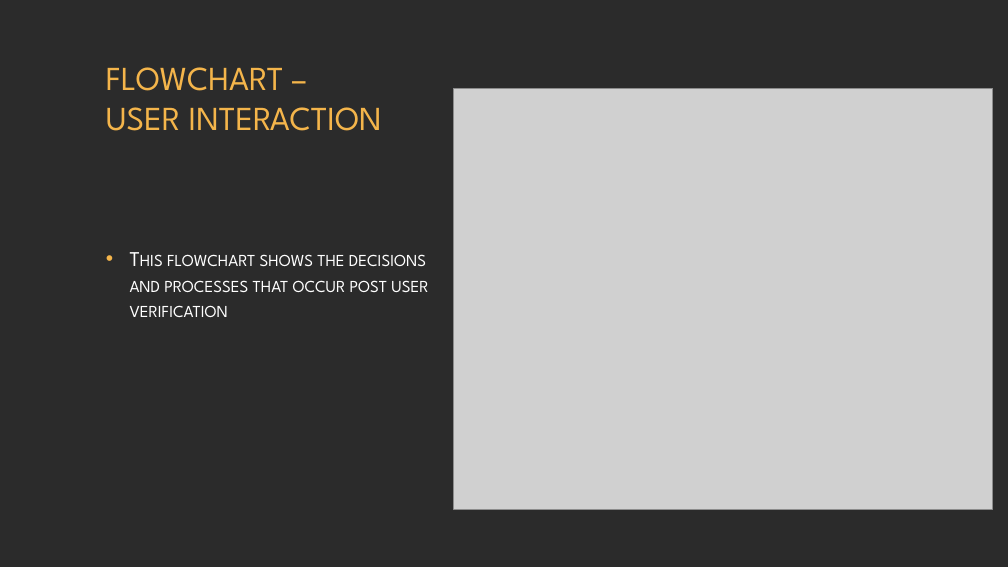
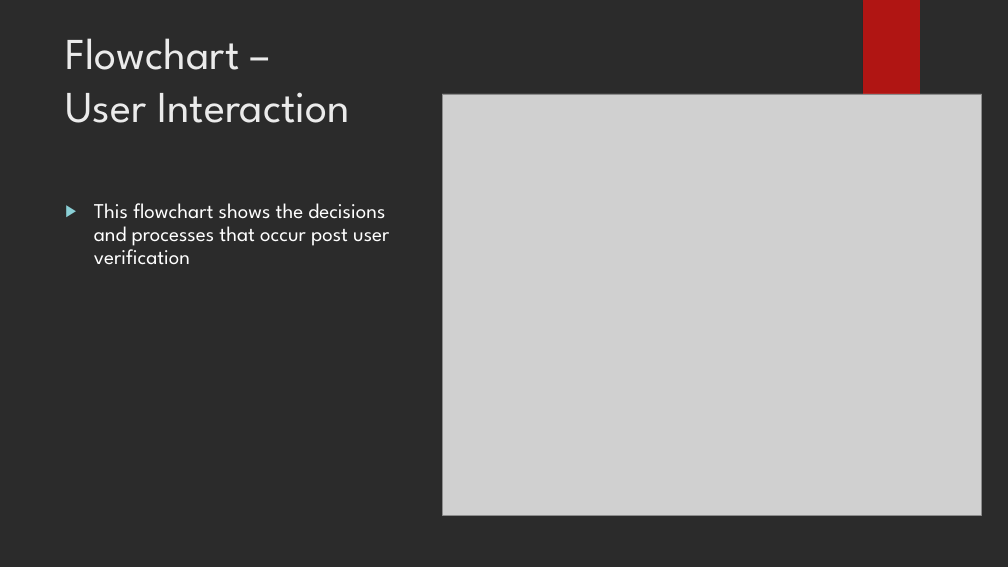
Before and after one commit to BenB33/ProfessionalismTeam2, a slide deck: slide 6 of PIM – Phase 1.odp. Drawn at 1008x567 pixels with LibreOffice and Linux fonts; fonts in the diff are those of the drawing; grey boxes stand for pictures; background and template pictures are left out; a plain dark background stands for a picture behind light text. Boxes give left, top, right and bottom in pixels: in the first picture for what was removed or moved away, otherwise in the second. Text is boxed around its words. In the diff, an @@ line names an element or a change of style, - is before the commit and + after.

```diff
--- a/PIM – Phase 1.odp
+++ b/PIM – Phase 1.odp
@@ title "Flowchart – User Interaction" at <box>65,38,350,123</box>: vertical alignment middle to top @@
@@ freeform shape added at <box>863,0,920,95</box>, fill #B01513 @@
@@ title at <box>65,38,350,123</box>: text changed; size 32 to 42 pt; text colour #F4B54B to #EBEBEB @@
-FLOWCHART –
-USER INTERACTION
+Flowchart –
+User Interaction
@@ picture: place and size @@
-picture at <box>453,88,993,510</box>
+picture at <box>442,94,982,515</box>
@@ text "This flowchart shows the decisions ...": place and size @@
-text "This flowchart shows the decisions ..." at <box>130,254,428,317</box>
+text "This flowchart shows the decisions ..." at <box>94,203,389,265</box>
@@ text "This flowchart shows the decisions ..." at <box>94,203,389,265</box>: small capitals off; bullet • to ▶; line spacing 1 to 0.9; less space between paragraphs; bullet colour #F4B54B to #8AD0D6; vertical alignment middle to top @@
```
Also in this commit, not shown: 7 other slides changed, 5 slides added, 5 slides removed, 1 other file.
